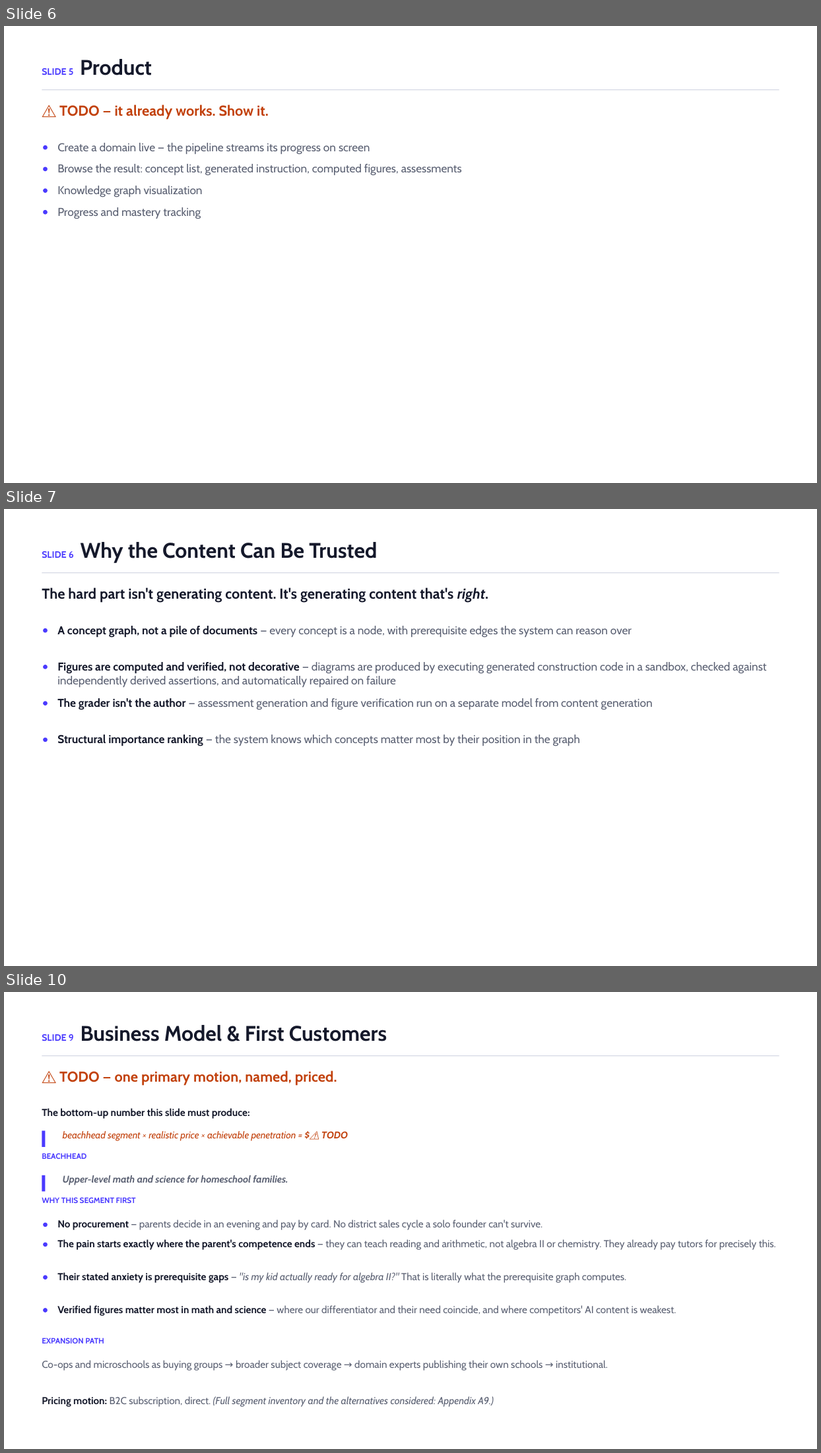
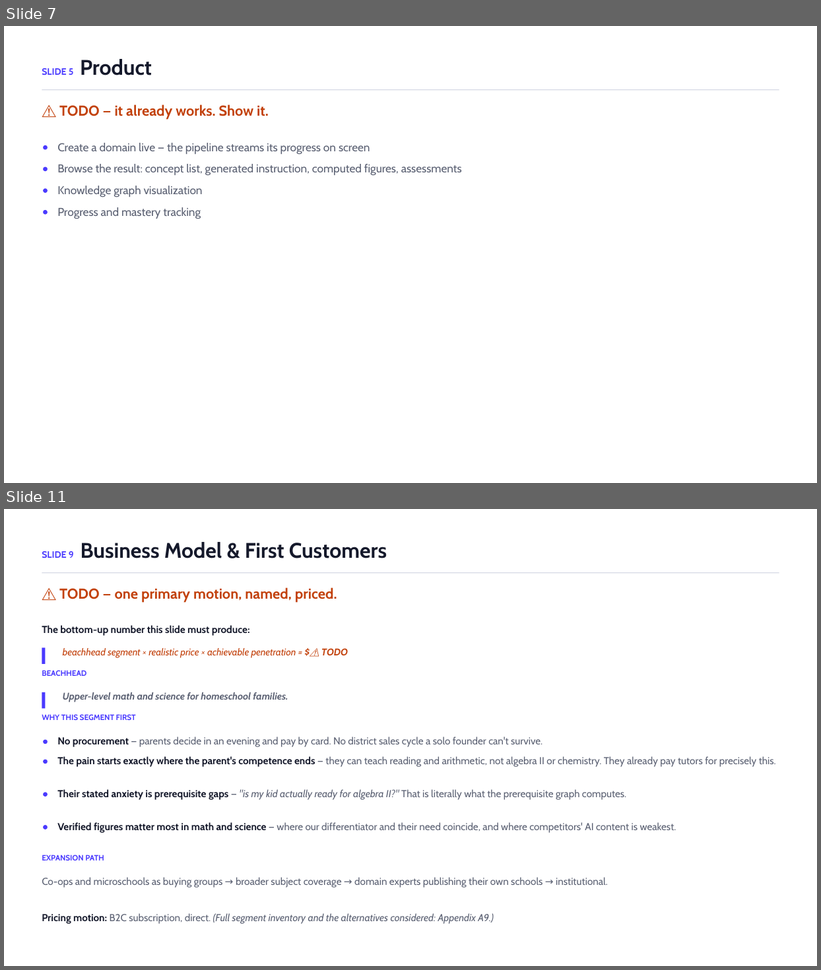
Before and after one commit to ChuckIrvine/qlaudia, a slide deck: pitch_deck/qlaudia_pitch_deck.pptx. Shown one above the other, each under a label of ours: slides 6, 7 and 10 before the commit, slides 7 and 11 after it; the slides between them are not shown. The pictures are 821x1453 and 821x970 pixels, drawn with LibreOffice and Linux fonts; fonts in the diff are those of the drawing. Boxes give left, top, right and bottom in pixels: in the first picture for what was removed or moved away, otherwise in the second. Text is boxed around its words. In the diff, an @@ line names an element or a change of style, - is before the commit and + after.

```diff
--- a/pitch_deck/qlaudia_pitch_deck.pptx
+++ b/pitch_deck/qlaudia_pitch_deck.pptx
@@ slide 7 removed at (4,509,817,966), background #FFFFFF @@
@@ text removed at (42,542,377,563) @@
-SLIDE 6 Why the Content Can Be Trusted
@@ rectangle removed at (42,572,780,573) @@
@@ text removed at (42,588,488,603) @@
-The hard part isn't generating content. It's generating content that's right.
@@ text removed at (57,626,632,638) @@
-A concept graph, not a pile of documents — every concept is a node, with prerequisite edges the system can reason over
@@ ellipse removed at (43,628,48,633) @@
@@ ellipse removed at (43,665,48,669) @@
@@ text removed at (57,662,766,687) @@
-Figures are computed and verified, not decorative — diagrams are produced by executing generated construction code in a sandbox, checked against independently derived assertions, and automatically repaired on failure
@@ ellipse removed at (43,701,48,706) @@
@@ text removed at (57,698,653,710) @@
-The grader isn't the author — assessment generation and figure verification run on a separate model from content generation
@@ ellipse removed at (43,738,48,742) @@
@@ text removed at (57,735,580,747) @@
-Structural importance ranking — the system knows which concepts matter most by their position in the graph
@@ what was slide 6 is now slide 7 @@
@@ what was slide 10 is now slide 11 @@
```
Also in this commit, not shown: 6 slides changed, 5 slides added, 1 other slide removed, 2 other files.
